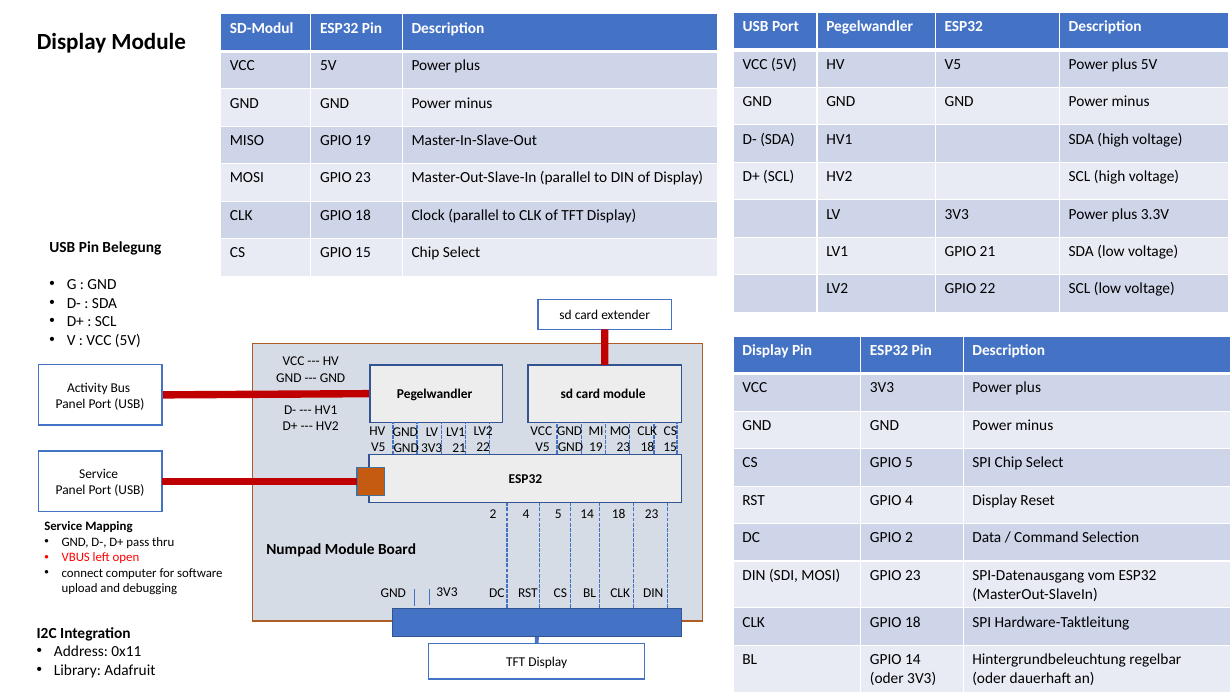
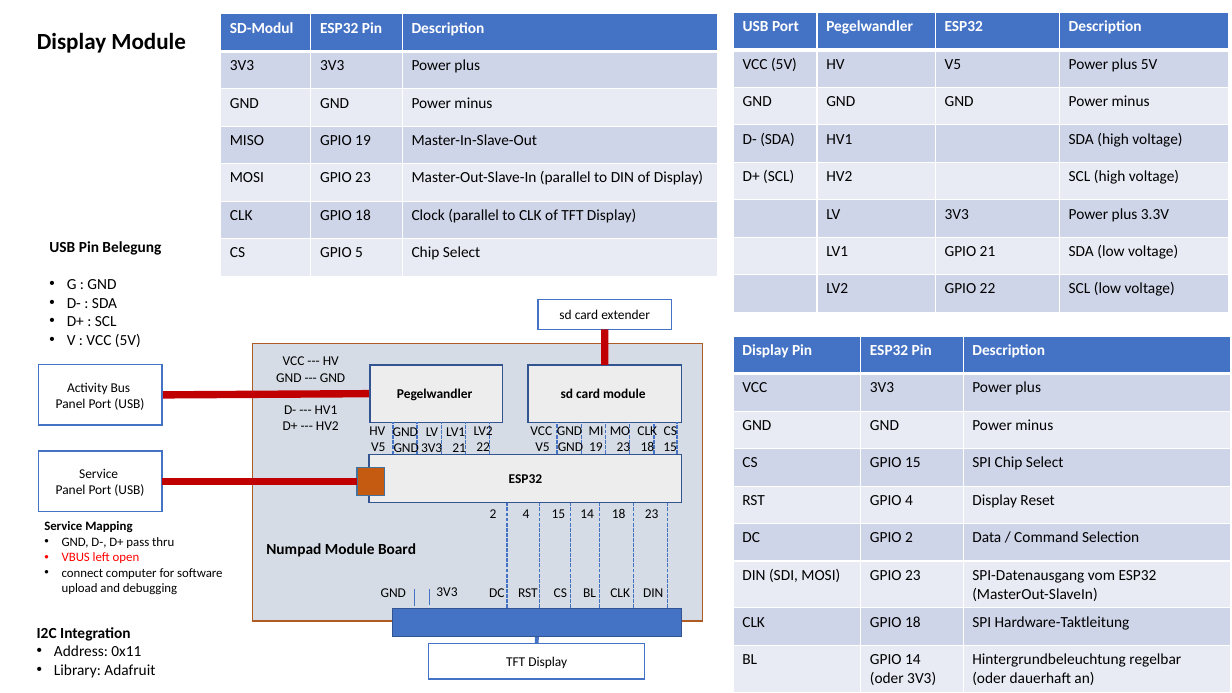
Before and after one commit to jeskes/activityboard, a slide deck: slide 19 of Activityboard.pptx. Drawn at 1232x693 pixels with LibreOffice and Linux fonts; fonts in the diff are those of the drawing. Boxes give left, top, right and bottom in pixels: in the first picture for what was removed or moved away, otherwise in the second. Text is boxed around its words. In the diff, an @@ line names an element or a change of style, - is before the commit and + after.

```diff
--- a/Activityboard.pptx
+++ b/Activityboard.pptx
@@ table at (x1=221, y1=14, x2=718, y2=276) @@
-row 2, column 1: VCC
+row 2, column 1: 3V3
-row 2, column 2: 5V
+row 2, column 2: 3V3
-row 7, column 2: GPIO 15
+row 7, column 2: GPIO 5
@@ table at (x1=733, y1=336, x2=1230, y2=691) @@
-row 4, column 2: GPIO 5
+row 4, column 2: GPIO 15
@@ text at (x1=552, y1=509, x2=566, y2=518): text changed @@
-5
+15
```
Also in this commit, not shown: 4 slides added, 1 slide removed, 21 other files.
